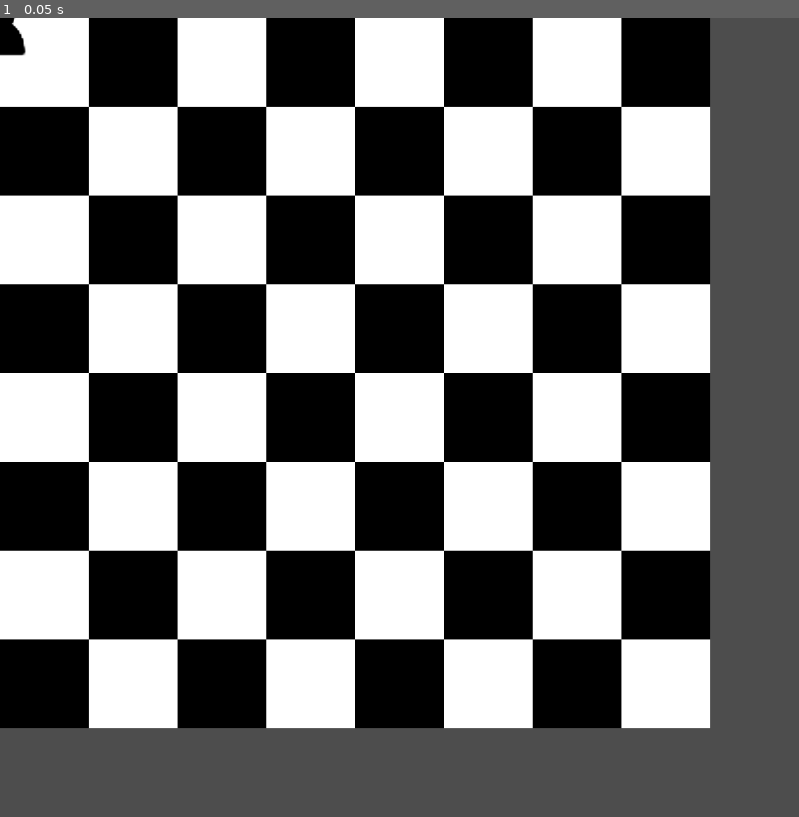
Above: before the commit, frame 1.
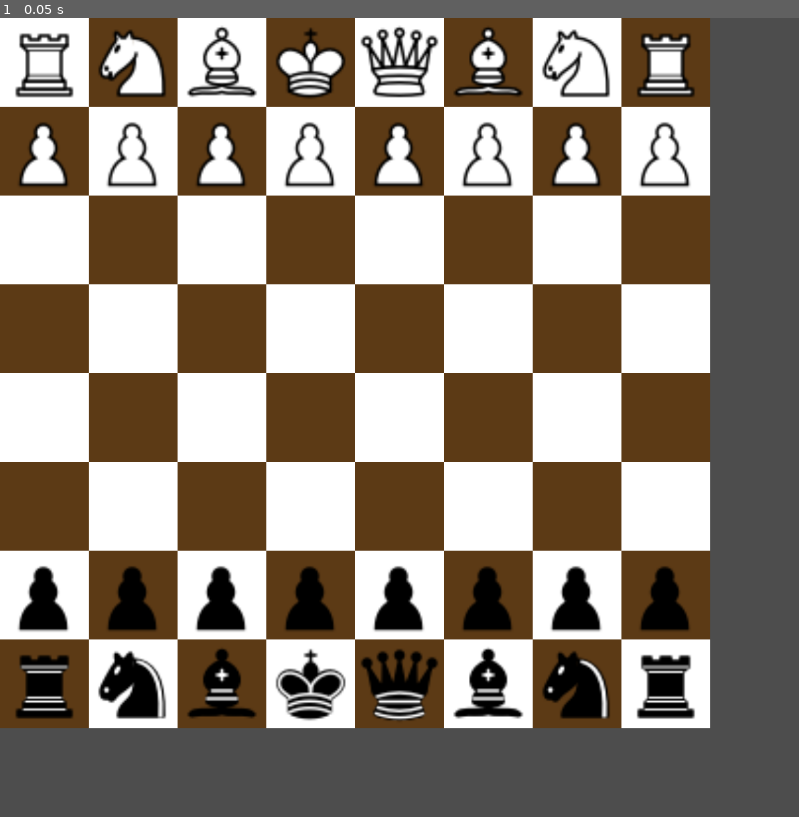
Above: after the commit, the same moment.

Repository: telamonian/chess_2d
Game: Godot game, scene res://board_2d.tscn
Same seed, same stepped clock (60 frames per second), same inputs: the game is played once before the commit and once after it.
Inputs:
- Up to frame 1 (0.05 s): no input

The runs differ from the first frame. In frame 1, 43% of the frame differs, in the area x 0-89%, y 0-89%.
Error before the commit: Invalid call. Nonexistent function 'grid_to_local' in base 'TileMapLayer (init_board.gd)'. (res://board_2d.gd:7)

Commit message:
board is now fully populated with standard pieces

Diff:
--- a/board_2d.gd
+++ b/board_2d.gd
@@ -14,12 +14,40 @@
 
 # Called when the node enters the scene tree for the first time.
 func _ready() -> void:
+  tmlayer.init_board()
+
+  # rooks
+  man.spawn_piece(Enum.Pcolor.WHITE, Enum.Ptype.ROOK, Vector2i(0, 0))
+  man.spawn_piece(Enum.Pcolor.WHITE, Enum.Ptype.ROOK, Vector2i(7, 0))
+
+  man.spawn_piece(Enum.Pcolor.BLACK, Enum.Ptype.ROOK, Vector2i(7, 7))
+  man.spawn_piece(Enum.Pcolor.BLACK, Enum.Ptype.ROOK, Vector2i(0, 7))
+
+  # knights
+  man.spawn_piece(Enum.Pcolor.WHITE, Enum.Ptype.KNIGHT, Vector2i(1, 0))
+  man.spawn_piece(Enum.Pcolor.WHITE, Enum.Ptype.KNIGHT, Vector2i(6, 0))
+
+  man.spawn_piece(Enum.Pcolor.BLACK, Enum.Ptype.KNIGHT, Vector2i(1, 7))
+  man.spawn_piece(Enum.Pcolor.BLACK, Enum.Ptype.KNIGHT, Vector2i(6, 7))
+
+  # bishops
+  man.spawn_piece(Enum.Pcolor.WHITE, Enum.Ptype.BISHOP, Vector2i(2, 0))
+  man.spawn_piece(Enum.Pcolor.WHITE, Enum.Ptype.BISHOP, Vector2i(5, 0))
+
+  man.spawn_piece(Enum.Pcolor.BLACK, Enum.Ptype.BISHOP, Vector2i(2, 7))
+  man.spawn_piece(Enum.Pcolor.BLACK, Enum.Ptype.BISHOP, Vector2i(5, 7))
+
+  # royals
+  man.spawn_piece(Enum.Pcolor.WHITE, Enum.Ptype.QUEEN, Vector2i(3, 0))
+  man.spawn_piece(Enum.Pcolor.WHITE, Enum.Ptype.KING, Vector2i(4, 0))
+
+  man.spawn_piece(Enum.Pcolor.BLACK, Enum.Ptype.QUEEN, Vector2i(3, 7))
+  man.spawn_piece(Enum.Pcolor.BLACK, Enum.Ptype.KING, Vector2i(4, 7))
 
   for file in range(8):
     man.spawn_piece(Enum.Pcolor.WHITE, Enum.Ptype.PAWN, Vector2i(file, 1))
     man.spawn_piece(Enum.Pcolor.BLACK, Enum.Ptype.PAWN, Vector2i(file, 6))
 
-  tmlayer.init_board()
 
 # Called every frame. 'delta' is the elapsed time since the previous frame.
 func _process(delta: float) -> void:
--- a/init_board.gd
+++ /dev/null
@@ -1,26 +0,0 @@
-extends TileMapLayer
-
-const DARK_SQUARE = Vector2i(0, 0)
-const DARK_SQUARE_SOURCE = 0
-const LIGHT_SQUARE = Vector2i(0, 0)
-const LIGHT_SQUARE_SOURCE = 1
-
-func init_board():
-  for file in range(8):
-    for row in range(8):
-      var parity = (file % 2 + row % 2) % 2
-      var square = LIGHT_SQUARE if parity else DARK_SQUARE
-      var source = LIGHT_SQUARE_SOURCE if parity else DARK_SQUARE_SOURCE
-
-      var inverse_row = 7 - row
-      # use inverse row to paint the squares bottom-to-top
-      set_cell(Vector2(file, inverse_row), source, square)
-
-# Called when the node enters the scene tree for the first time.
-func _ready() -> void:
-  init_board()
-
-
-# Called every frame. 'delta' is the elapsed time since the previous frame.
-func _process(delta: float) -> void:
-  pass
Not shown, removed: init_board.gd.uid
